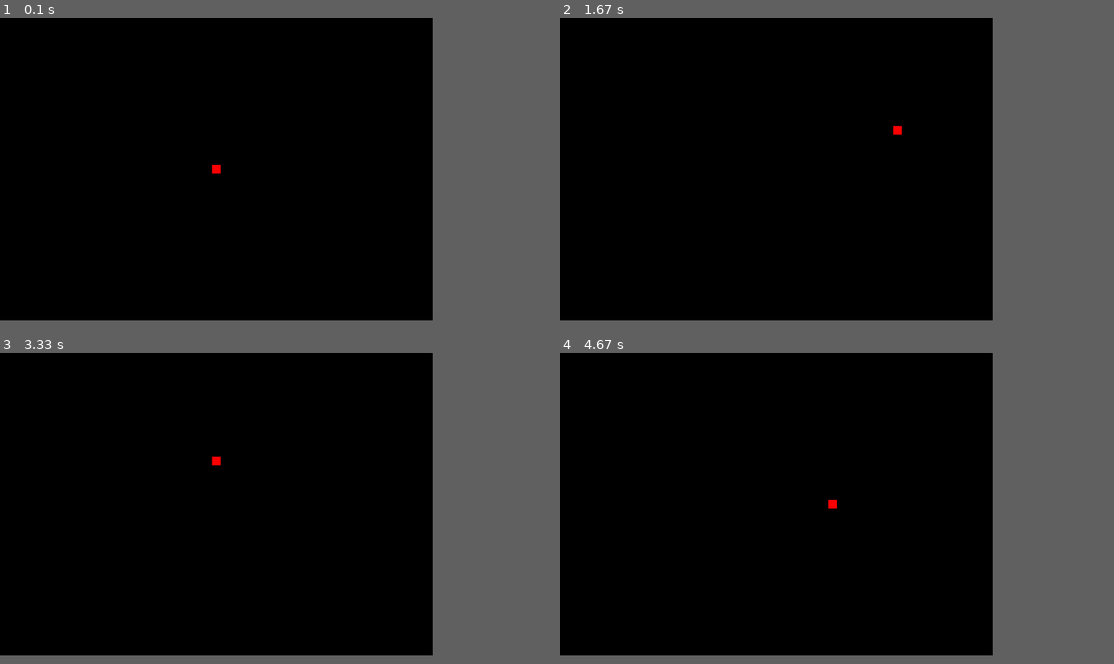
Above: before the commit, frames 1-4 (two rows, left to right).
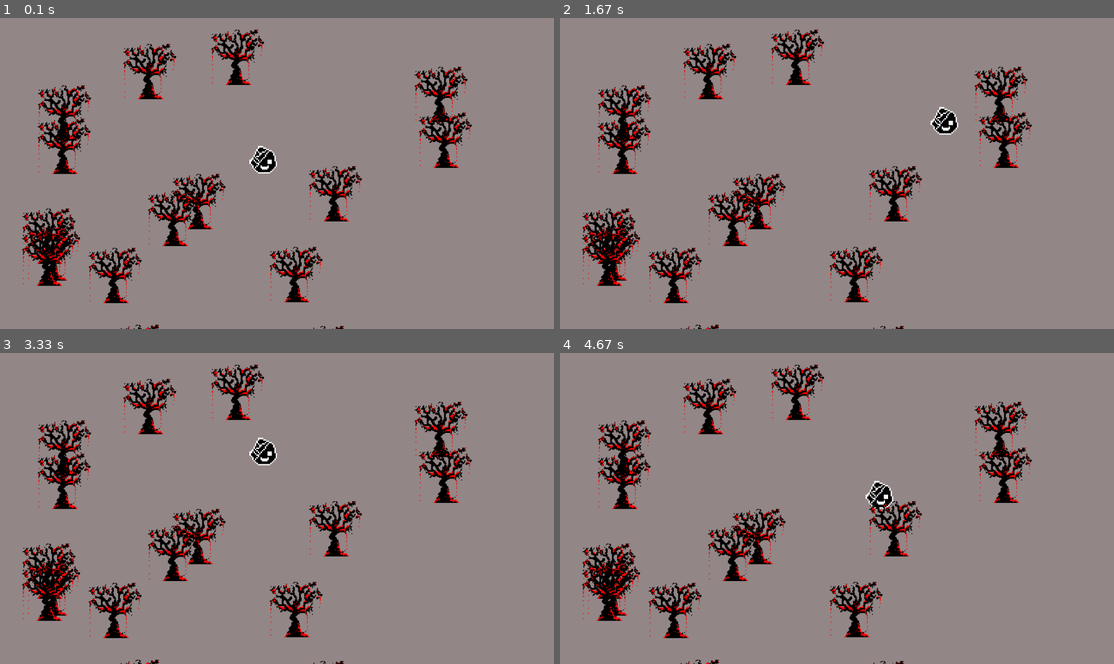
Above: after the commit, the same moments.

Repository: Ivan-napylov/Pygame
Game: pygame game, started from main.py
Two runs of this game, one before a commit and one after it. Both use one fixed random seed, a clock stepped at 60 frames per second and the inputs below.
Inputs:
- Up to frame 1 (0.1 s): no input
- Up to frame 2 (1.67 s): hold D 0.33-0.8 s; hold W 0.83-1.13 s; hold D 1.17-1.63 s
- Up to frame 3 (3.33 s): hold A 1.67-2.2 s; hold S 2.23-2.53 s; hold A 2.57-2.97 s; hold W from 3 s (still down)
- Up to frame 4 (4.67 s): release W at 3.37 s; hold D 3.4-4.03 s; hold S 4.07-4.43 s; hold A from 4.47 s (still down)
In our replay, the window is 703x492 before the commit and 900x506 after it. These sizes can differ from the game's own. Grey fills any space a smaller window leaves; there, only what the larger window draws over its background counts as a difference.

The runs differ from the first frame. In frame 1, 73% of the frame differs, in the area x 0-86%, y 0-100%; in frame 2, 73%; in frame 3, 73%; in frame 4, 73%.

Commit message:
Version 0.1

Diff:
--- a/camera.py
+++ b/camera.py
@@ -1,9 +1,17 @@
 import pygame
-class Camera:
-    def __init__(self, width, height):
-        self.camera = pygame.Rect(0, 0, width, height)
-        self.width = width
-        self.height = height
+from player import Player
+class Camera(pygame.sprite.Group):
+    def __init__(self):
+        super().__init__()
+        self.disp = pygame.display.get_surface()
+        self.bg = pygame.image.load('graphics/bg.png').convert_alpha()
+        self.bg_rect = self.bg.get_rect(topleft = (0, 0))
+        self.width = 0
+        self.height = 0
 
-    def apply(self,player):
-        return player.move(self.camera.topleft)
+    def custom_draw(self):
+        # Background
+        self.disp.blit(self.bg, self.bg_rect)
+        # Активные элементы
+        for sprite in sorted(self.sprites(), key = lambda sprite: sprite.rect.centery):
+            self.disp.blit(sprite.image, sprite.rect)
--- a/main.py
+++ b/main.py
@@ -1,6 +1,7 @@
 # Импорт библиотек
 from player import Player
 from camera import Camera
+from tree import Tree
 import pygame
 import random
 
@@ -11,8 +12,8 @@
         pygame.display.set_caption("Game")
 
         # Установим расширение экрана и частоту обновления
-        self.visota = 700
-        self.shirina = 1000
+        self.visota = 720
+        self.shirina = 1280
         self.FPS = 60
 
         # создание игры и окна
@@ -20,8 +21,16 @@
         self.clock = pygame.time.Clock()
 
 
+        # Камера
+        self.camera_group = Camera()
         # Игрок
-        self.player = Player(self.screen, 'red', 20,  self.shirina / 2 - 10, self.visota / 2 - 10)
+        self.player = Player((self.shirina / 2 - 32, self.visota / 2 - 32), self.camera_group)
+
+        # Окружение
+        for i in range(20):
+            random_x = random.randint(0, 1000)
+            random_y = random.randint(0, 1000)
+            Tree((random_x, random_y), self.camera_group)
 
 
     def run(self):
@@ -36,11 +45,11 @@
 
 
             # Рендеринг
-            self.screen.fill((0, 0, 0))
+            self.screen.fill((50, 0, 0))
 
-            # Игрок
-            self.player.move()
-            self.player.draw()
+            # Камера
+            self.camera_group.update()
+            self.camera_group.custom_draw()
 
             pygame.display.update()
 
--- a/player.py
+++ b/player.py
@@ -1,26 +1,20 @@
 import pygame
-from camera import Camera
 
-class Player():
-    def __init__(self, surface, color, len, x, y):
-        self.surface = surface
-        self.Pl_color = color
-        self.len = len
+class Player(pygame.sprite.Sprite):
+    def __init__(self, pos, group):
+        super().__init__(group)
+        self.image = pygame.transform.scale(pygame.image.load('graphics/player.png').convert_alpha(), (64, 64))
 
-        self.rect = pygame.Rect(x, y, self.len, self.len)
-
-
-    def draw(self):
-        pygame.draw.rect(self.surface, self.Pl_color, self.rect)
+        self.rect = self.image.get_rect(center = pos)
+        self.speed = 5
 
 
     def move(self):
         dx = 0
         dy = 0
 
-        self.speed = 5
+        keys = pygame.key.get_pressed()
 
-        keys = pygame.key.get_pressed()
         if keys[pygame.K_w] and keys[pygame.K_s] == False:
             dy = -1
         if keys[pygame.K_s] and keys[pygame.K_w] == False:
@@ -34,14 +28,10 @@
         if keys[pygame.K_a] and keys[pygame.K_d]:
             dx = 0
 
+        self.direction = pygame.math.Vector2(dx, dy)
+        if self.direction.length() > 0:
+            self.direction.normalize()
 
-
-        direction = pygame.math.Vector2(dx, dy)
-
-
-        if direction.length() > 0:
-            direction.normalize()
-
-        direction *= self.speed
-
-        self.rect.move_ip(direction.x, direction.y)
+    def update(self):
+        self.move()
+        self.rect.center += self.direction * self.speed
--- /dev/null
+++ b/tree.py
@@ -0,0 +1,6 @@
+import pygame
+class Tree(pygame.sprite.Sprite):
+    def __init__(self, pos, group):
+        super().__init__(group)
+        self.image = pygame.transform.scale(pygame.image.load('graphics/tree.png').convert_alpha(), (128, 128))
+        self.rect = self.image.get_rect(topleft = pos)
Binary file added: graphics/bg.png
Binary file added: graphics/player.png
Binary file added: graphics/tree.png
